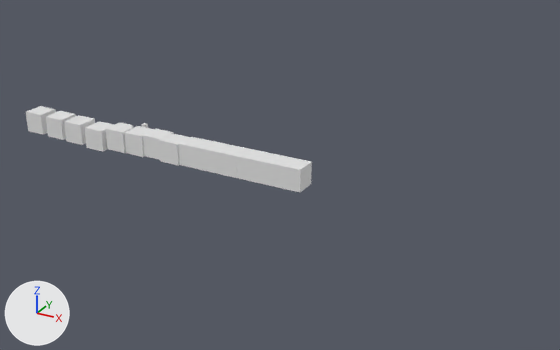
What one commit did to the FBX model Assets/_Tutorial/Terrain/TutoZone7.fbx.
The view is the same before and after, from a camera (50 mm lens) standing at (-33.0, -163.0, 130.0) and looking at (-179.0, 102.0, -2.0). The lights are fixed; the arrows at lower left show +X, +Y and +Z. The older version comes first. Where no turn or scale is listed for an object, it has been applied to the vertices.

Names of what the first picture shows: 'cubinfmodele.001', 'outline.007' and 1 more.
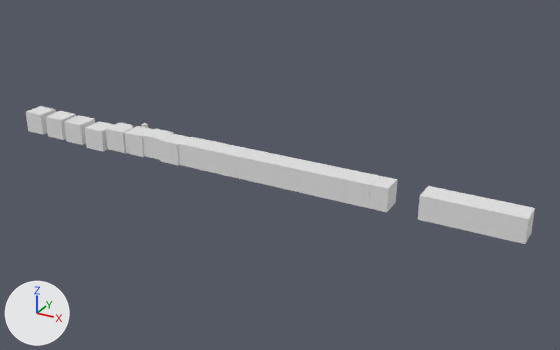
The newer file is also turned or shifted as a whole; pictures and numbers use the older file's frame.

Patch to the scene script:
```diff
--- a/Assets/_Tutorial/Terrain/TutoZone7.fbx.py
+++ b/Assets/_Tutorial/Terrain/TutoZone7.fbx.py
@@ me_cube_019 @@
 # used by ob_outline_007; location = (-229.6, 94.1, 3.5)
-me_cube_019.from_pydata(...)  # 1709 vertices, 2000 faces; spans x -80.4..67.2, y -7.0..13.5, z -8.3..5.4
+me_cube_019.from_pydata(...)  # 2101 vertices, 2480 faces; spans x -80.4..155.9, y -7.0..13.5, z -8.3..5.4
+# me_cube_019 part 1: the loose piece of 40 vertices spanning x 47.5..57.4, y -5.6..4.2, z -4.5..5.4 is copied, and the copy is moved by (98.6, 0.0, 0.0); it spans x 146.1..155.9, y -5.6..4.2, z -4.5..5.4
+# me_cube_019 part 2: a new loose piece of 64 vertices spanning x 136.2..146.1, y -5.6..4.2, z -4.5..5.4
+# me_cube_019 part 3: a new loose piece of 64 vertices spanning x 116.5..126.4, y -5.6..4.2, z -4.5..5.4
+# me_cube_019 part 4: 1 vertex moved within x 67.2, y 4.2, z -4.5; 40 vertices added at x 67.2..77.1, y -5.6..4.2, z -4.5..5.4
+# other edits to the shape of me_cube_019 do not show in these pictures
@@ me_cube_542 @@
 # used by ob_cubinfmodele_001; location = (-220.3, 93.3, 3.6)
-me_cube_542.from_pydata(...)  # 264 vertices, 215 faces; spans x -89.7..57.9, y -6.1..5.7, z -5.9..5.3
+me_cube_542.from_pydata(...)  # 340 vertices, 275 faces; spans x -89.7..146.6, y -6.1..5.7, z -5.9..5.3
+# me_cube_542 part 5: a new loose piece, a box spanning x 136.8..146.6, y -4.8..5.0, z -4.5..5.3
+# me_cube_542 part 6: a new loose piece, a box spanning x 117.1..126.9, y -4.8..5.0, z -4.5..5.3
+# me_cube_542 part 7: a new loose piece, a box spanning x 87.5..94.8, y -4.8..5.0, z -4.5..5.3
+# me_cube_542 part 8: a new loose piece, a box spanning x 67.8..77.6, y -4.8..5.0, z -4.5..5.3
+# me_cube_542 part 9
+# 8 faces are deleted
+# 4 vertices move within x 57.9, y -4.8..5.0, z -4.5..5.3
+# 18 vertices are added at x 77.6..136.7, y -4.8..5.0, z -4.5
+# 8 new vertices lie (9.8, 0.0, 0.0) away from vertices in x 48.1..57.9, y -4.8..5.0, z -4.5..5.3
+# 18 new vertices lie (0.0, 0.0, 9.8) away from vertices in x 77.6..136.7, y -4.8..5.0, z -4.5
+# 44 new faces join them
```

Pixel boxes (x1, y1, x2, y2) of what changed, in the pictures (560 x 350 px):
'cubinfmodele.001', reshaped (78% wider, 60% taller): before (26, 106, 312, 192); after (26, 106, 535, 244)
'outline.007', reshaped (78% wider, 60% taller): before (26, 106, 312, 192); after (26, 106, 535, 244)
part 1 of me_cube_019, added: after (497, 202, 535, 244)
part 2 of me_cube_019, added: after (470, 197, 506, 238)
part 3 of me_cube_019, added: after (418, 186, 454, 225)
part 4 of me_cube_019, reshaped: after (279, 157, 331, 197)
part 5 of me_cube_542, added: after (497, 202, 535, 244)
part 6 of me_cube_542, added: after (444, 191, 479, 231)
part 7 of me_cube_542, added: after (369, 176, 397, 212)
part 8 of me_cube_542, added: after (323, 166, 355, 203)
part 9 of me_cube_542, built on: before (279, 157, 312, 192); after (279, 157, 507, 237)
